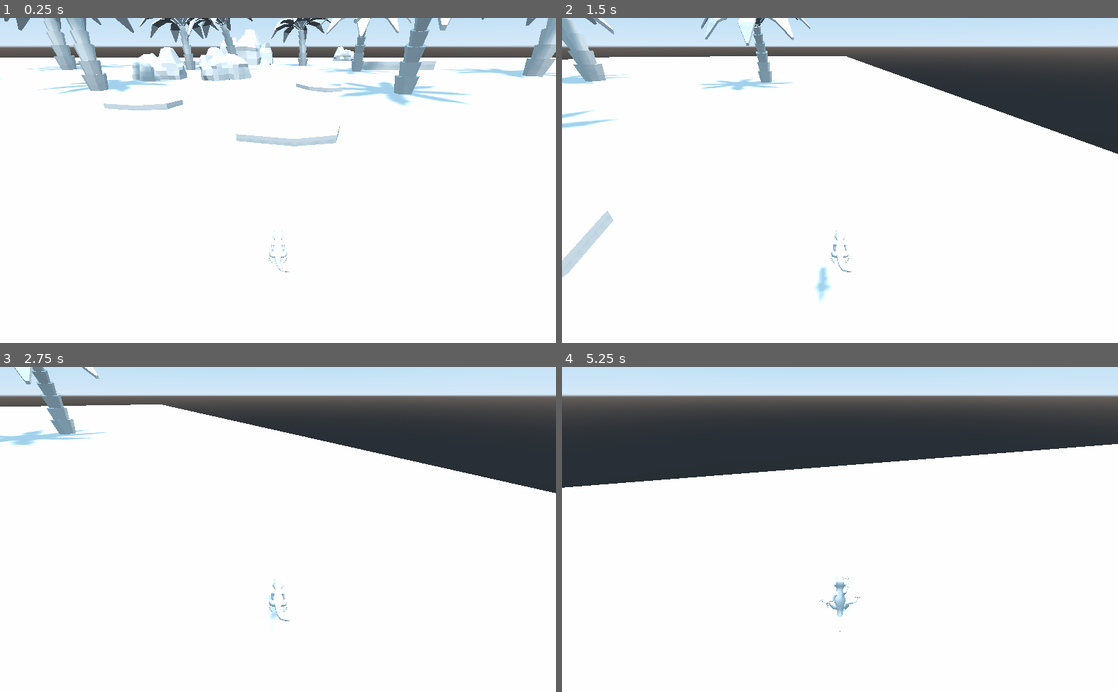
Above: before the commit, frames 1-4 (two rows, left to right).
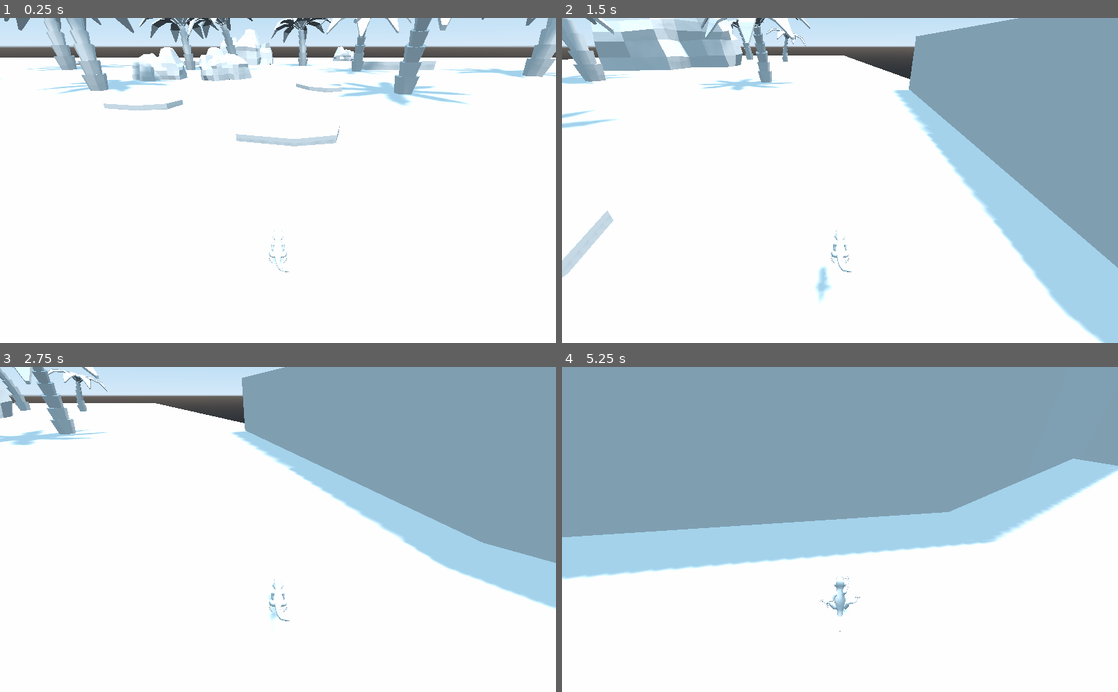
Above: after the commit, the same moments.

Repository: cordbleibaum/ludumdare46
Game: Godot game, scene res://TestScene.tscn
Same seed, same stepped clock (60 frames per second), same inputs: the game is played once before the commit and once after it.
Inputs:
- Up to frame 1 (0.25 s): no input
- Up to frame 2 (1.5 s): tap Enter at 0.5 s; hold D (move_right) 0.53-1.28 s; hold Shift (sprint) 0.53-1.28 s; tap Space (jump) at 0.77 s; hold A (move_left) from 1.28 s (still down); tap Shift (sprint) at 1.35 s
- Up to frame 3 (2.75 s): tap Space (jump) at 1.52 s; release A (move_left) at 2.03 s; hold D (move_right) from 2.03 s (still down); hold Shift (sprint) from 2.03 s (still down)
- Up to frame 4 (5.25 s): release D (move_right) at 2.78 s; release Shift (sprint) at 2.78 s; hold W (move_forward) 2.78-3.53 s; tap Shift (sprint) at 2.85, 4.35 s; tap Space (jump) at 3.02, 3.77, 4.52 s; hold Shift (sprint) 3.53-4.28 s; hold A (move_left) from 3.53 s (still down); hold Shift (sprint) from 5.03 s (still down)

The runs differ from the first frame. In frame 1, less than 0.1% of the frame differs, in the area x 15-77%, y 0-34%; in frame 2, 29%; in frame 3, 30%; in frame 4, 56%, in the area x 0-100%, y 0-77%.

Commit message:
More Level Stuff

Diff:
--- a/game/TestScene.tscn
+++ b/game/TestScene.tscn
@@ -18,7 +18,7 @@
 [node name="CSGBox" type="CSGBox" parent="."]
 transform = Transform( 1, 0, 0, 0, 1, 0, 0, 0, 1, 0, -1.14888, 6.24517 )
 use_collision = true
-width = 200.0
+width = 400.0
 depth = 100.0
 
 [node name="CSGBox" type="CSGBox" parent="CSGBox"]
@@ -54,7 +54,7 @@
 script = ExtResource( 2 )
 
 [node name="CollisionShape" type="CollisionShape" parent="WinningArea"]
-transform = Transform( 1, 0, 0, 0, 1, 0, 0, 0, 1, 0, 0, 22.1025 )
+transform = Transform( 1, 0, 0, 0, 1, 0, 0, 0, 1, -1.97806, 0.766434, 18.4601 )
 shape = SubResource( 1 )
 
 [node name="Environment" type="Spatial" parent="."]
@@ -71,14 +71,23 @@
 [node name="Palmtree6" parent="Environment" instance=ExtResource( 3 )]
 transform = Transform( 0.326096, 0, 0.945337, 0, 1, 0, -0.945337, 0, 0.326096, -8.44807, -0.225302, -19.4723 )
 
+[node name="Palmtree12" parent="Environment" instance=ExtResource( 3 )]
+transform = Transform( 0.326096, 0, 0.945337, 0, 1, 0, -0.945337, 0, 0.326096, -63.4758, -0.225302, -25.0702 )
+
 [node name="Palmtree3" parent="Environment" instance=ExtResource( 3 )]
 transform = Transform( 0.536239, 0, -0.844066, 0, 1, 0, 0.844066, 0, 0.536239, 11.8468, -0.225303, -1.14617 )
 
 [node name="Palmtree8" parent="Environment" instance=ExtResource( 3 )]
 transform = Transform( 0.804359, 0, -1.2661, 0, 1.5, 0, 1.2661, 0, 0.804359, 28.6136, -0.225306, -0.793741 )
 
+[node name="Palmtree13" parent="Environment" instance=ExtResource( 3 )]
+transform = Transform( 0.804359, 0, -1.2661, 0, 1.5, 0, 1.2661, 0, 0.804359, -73.3438, -0.225306, -13.9816 )
+
 [node name="Palmtree10" parent="Environment" instance=ExtResource( 3 )]
 transform = Transform( -0.68937, 0, -1.3322, 0, 1.5, 0, 1.3322, 0, -0.68937, -27.3751, -0.225306, -8.7555 )
+
+[node name="Palmtree11" parent="Environment" instance=ExtResource( 3 )]
+transform = Transform( -0.919161, 0, -1.77627, 0, 2, 0, 1.77627, 0, -0.919161, -75.7783, -0.225304, 6.33542 )
 
 [node name="Palmtree4" parent="Environment" instance=ExtResource( 3 )]
 transform = Transform( 0.536239, 0, -0.844066, 0, 1, 0, 0.844066, 0, 0.536239, -4.03317, -0.225303, 6.18687 )
@@ -105,16 +114,28 @@
 transform = Transform( 0.0230039, 0, 1.99987, 0, 2, 0, -1.99987, 0, 0.0230039, 5.96921, -0.210309, 12.3633 )
 
 [node name="Rocks6" parent="Environment" instance=ExtResource( 4 )]
-transform = Transform( 0.0575098, 0, 4.99967, 0, 5, 0, -4.99967, 0, 0.0575098, 72.9025, -0.210307, -24.5187 )
+transform = Transform( 0.0575098, 0, 4.99967, 0, 5, 0, -4.99967, 0, 0.0575098, 72.9025, -0.551015, -24.5187 )
 
 [node name="Rocks7" parent="Environment" instance=ExtResource( 4 )]
-transform = Transform( -4.98198, 0, -0.424127, 0, 5, 0, 0.424127, 0, -4.98198, 72.9025, -0.210307, -6.01923 )
+transform = Transform( -4.98198, 0, -0.424127, 0, 5, 0, 0.424127, 0, -4.98198, -50.8255, -0.609678, -6.01923 )
 
 [node name="Plateau" parent="Environment" instance=ExtResource( 5 )]
 transform = Transform( -0.910612, 0, 0.413264, 0, 1, 0, -0.413264, 0, -0.910612, -0.581666, -0.289103, -27.6682 )
 
 [node name="Plateau2" parent="Environment" instance=ExtResource( 5 )]
 transform = Transform( -0.910612, 0, 0.413264, 0, 1, 0, -0.413264, 0, -0.910612, 6.86618, -0.289103, -22.9409 )
+
+[node name="Plateau7" parent="Environment" instance=ExtResource( 5 )]
+transform = Transform( 9.4626, 0, -3.23406, 0, 10, 0, 3.23406, 0, 9.4626, 0, 0, -53.0523 )
+
+[node name="Plateau8" parent="Environment" instance=ExtResource( 5 )]
+transform = Transform( 9.99937, 0, 0.112222, 0, 10, 0, -0.112222, 0, 9.99937, 25.0682, 0, -55.4231 )
+
+[node name="Plateau9" parent="Environment" instance=ExtResource( 5 )]
+transform = Transform( 9.51143, 0, -3.08751, 0, 10, 0, 3.08751, 0, 9.51143, 44.5695, 0, -55.4941 )
+
+[node name="Plateau10" parent="Environment" instance=ExtResource( 5 )]
+transform = Transform( 7.12602, 0, 7.01569, 0, 10, 0, -7.01569, 0, 7.12602, 67.2375, 0, -50.5878 )
 
 [node name="Plateau6" parent="Environment" instance=ExtResource( 5 )]
 transform = Transform( -2.73183, 0, 1.23979, 0, 3, 0, -1.23979, 0, -2.73183, -16.983, -0.289102, 2.04032 )
